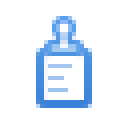
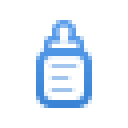
Two versions of the same layered image (128x128). Layer-by-layer changes:
painted on "200% icon-blue@2x.png, icon-blue.png" over [36, 16, 92, 108]
